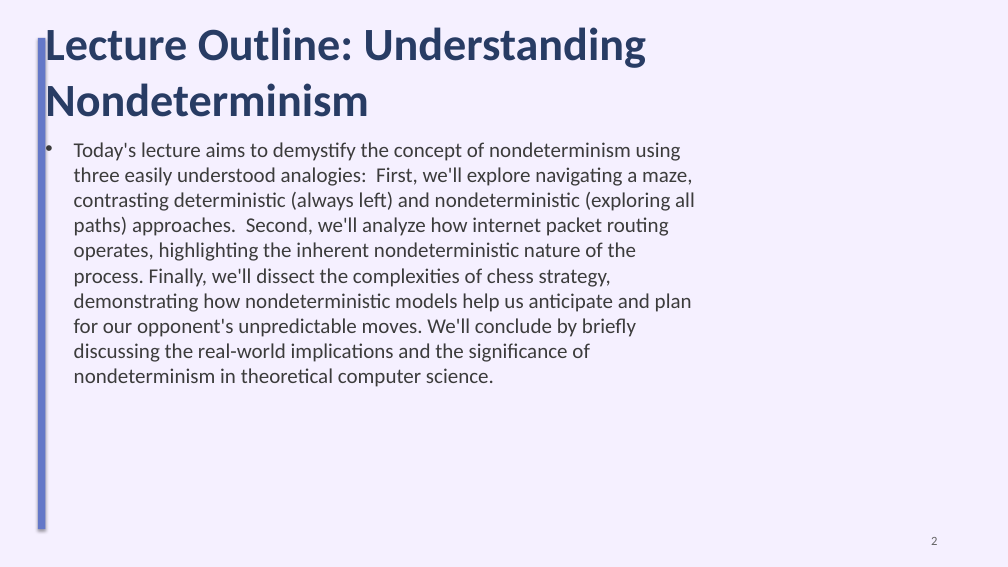
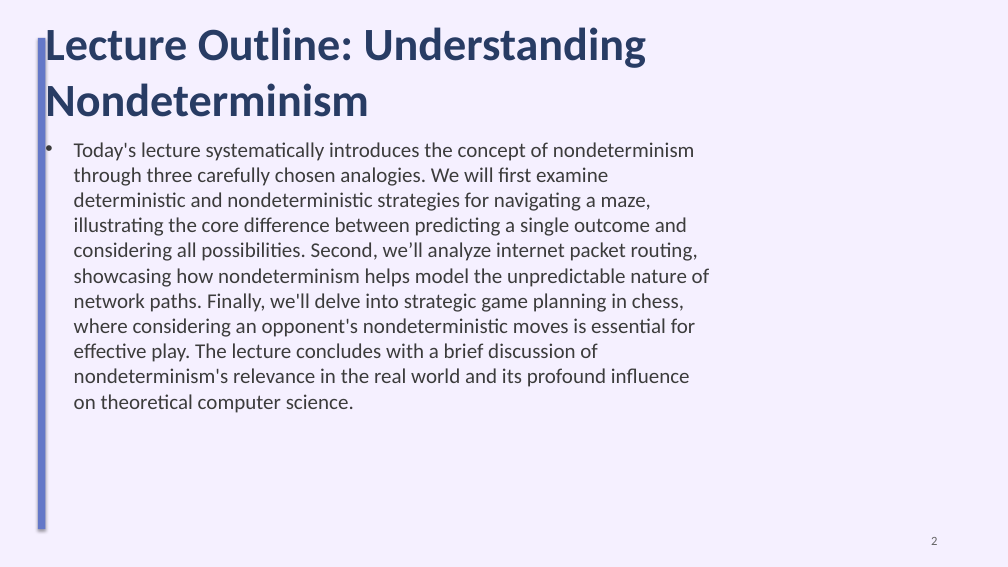
Before and after one commit to sanskarsri26/pdf-to-lecture, a slide deck: slide 2 of Styled_Slides.pptx. Drawn at 1008x567 pixels with LibreOffice and Linux fonts; fonts in the diff are those of the drawing. Boxes give left, top, right and bottom in pixels: in the first picture for what was removed or moved away, otherwise in the second. Text is boxed around its words. In the diff, an @@ line names an element or a change of style, - is before the commit and + after.

```diff
--- a/Styled_Slides.pptx
+++ b/Styled_Slides.pptx
@@ text at [74, 142, 710, 413]: text changed @@
-• Today's lecture aims to demystify the concept of nondeterminism using three easily understood analogies: First, we'll explore navigating a maze, contrasting deterministic (always left) and nondeterministic (exploring all paths) approaches. Second, we'll analyze how internet packet routing operates, highlighting the inherent nondeterministic nature of the process. Finally, we'll dissect the complexities of chess strategy, demonstrating how nondeterministic models help us anticipate and plan for our opponent's unpredictable moves. We'll conclude by briefly discussing the real-world implications and the significance of nondeterminism in theoretical computer science.
+• Today's lecture systematically introduces the concept of nondeterminism through three carefully chosen analogies. We will first examine deterministic and nondeterministic strategies for navigating a maze, illustrating the core difference between predicting a single outcome and considering all possibilities. Second, we’ll analyze internet packet routing, showcasing how nondeterminism helps model the unpredictable nature of network paths. Finally, we'll delve into strategic game planning in chess, where considering an opponent's nondeterministic moves is essential for effective play. The lecture concludes with a brief discussion of nondeterminism's relevance in the real world and its profound influence on theoretical computer science.
```
Also in this commit, not shown: 8 other slides changed, 1 slide removed, 7 other files.
